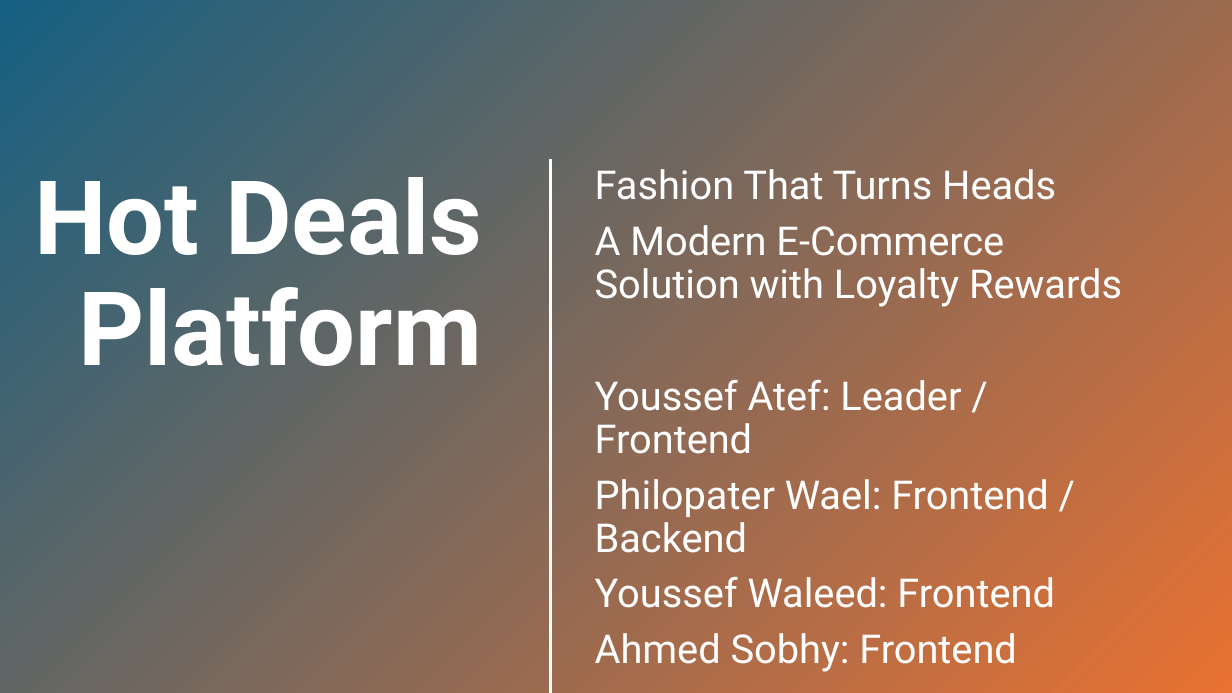
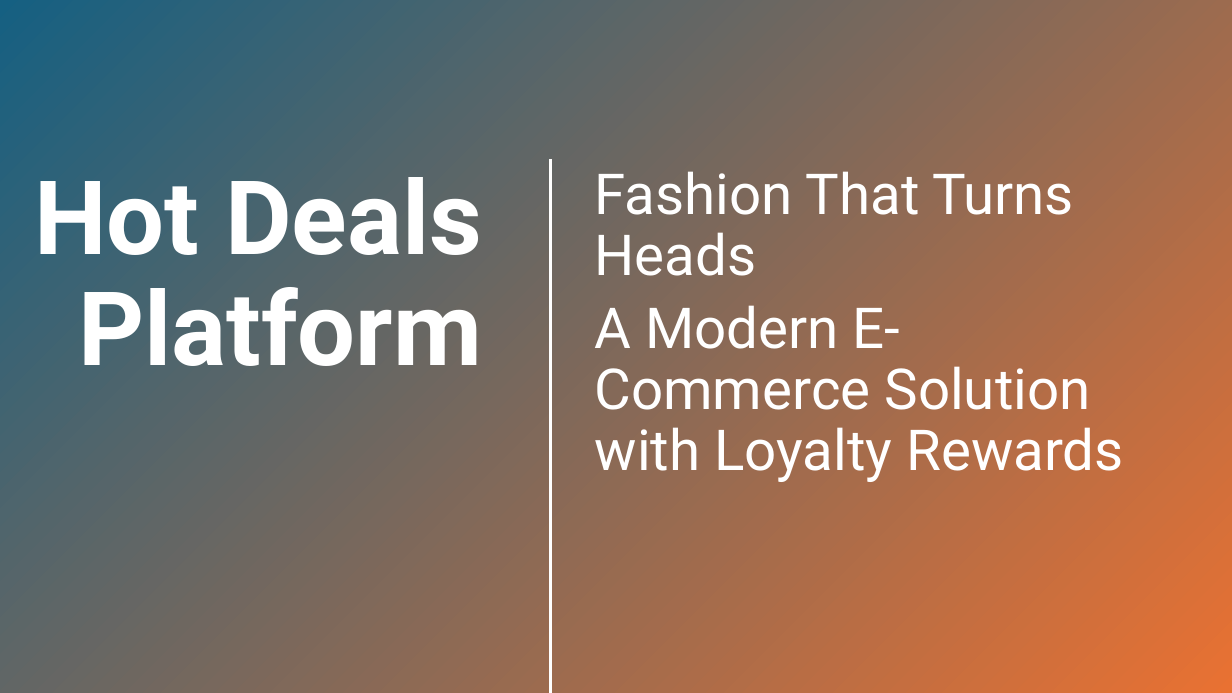
Before and after one commit to Youssef-Atef-20/E-Commerce, a slide deck: slide 1 of Hot Deals Platform.pptx. Drawn at 1232x693 pixels with LibreOffice and Linux fonts; fonts in the diff are those of the drawing. Boxes give left, top, right and bottom in pixels: in the first picture for what was removed or moved away, otherwise in the second. Text is boxed around its words. In the diff, an @@ line names an element or a change of style, - is before the commit and + after.

Commit message:
Add The New Presentation (2)

```diff
--- a/Hot Deals Platform.pptx
+++ b/Hot Deals Platform.pptx
@@ subtitle "Fashion That Turns Heads" at [595, 171, 1123, 482]: size 31 to 44 pt @@
@@ subtitle at [595, 380, 1055, 672]: paragraphs removed @@
-Youssef Atef: Leader / Frontend
-Philopater Wael: Frontend / Backend
-Youssef Waleed: Frontend
-Ahmed Sobhy: Frontend
```
